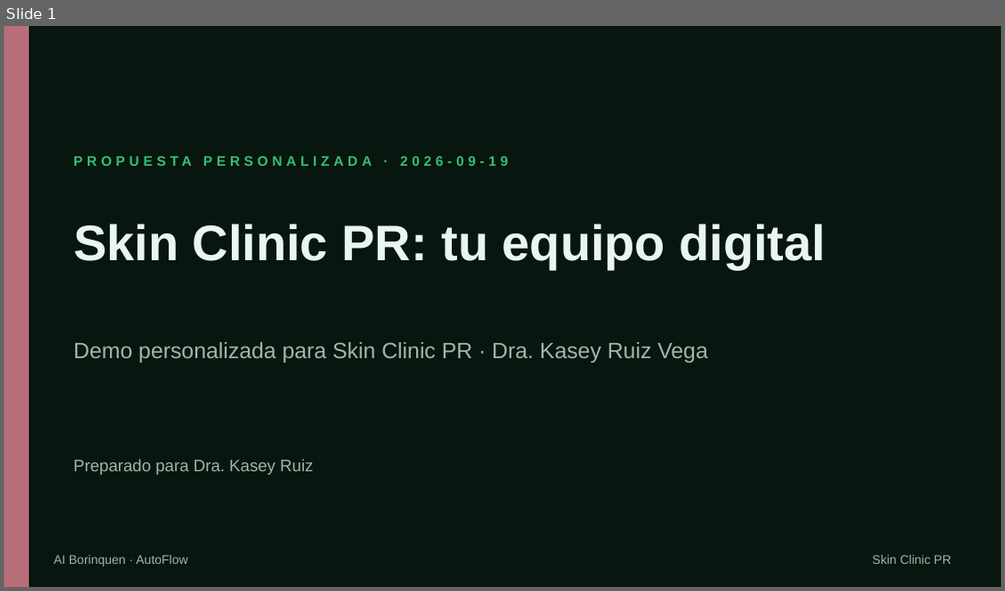
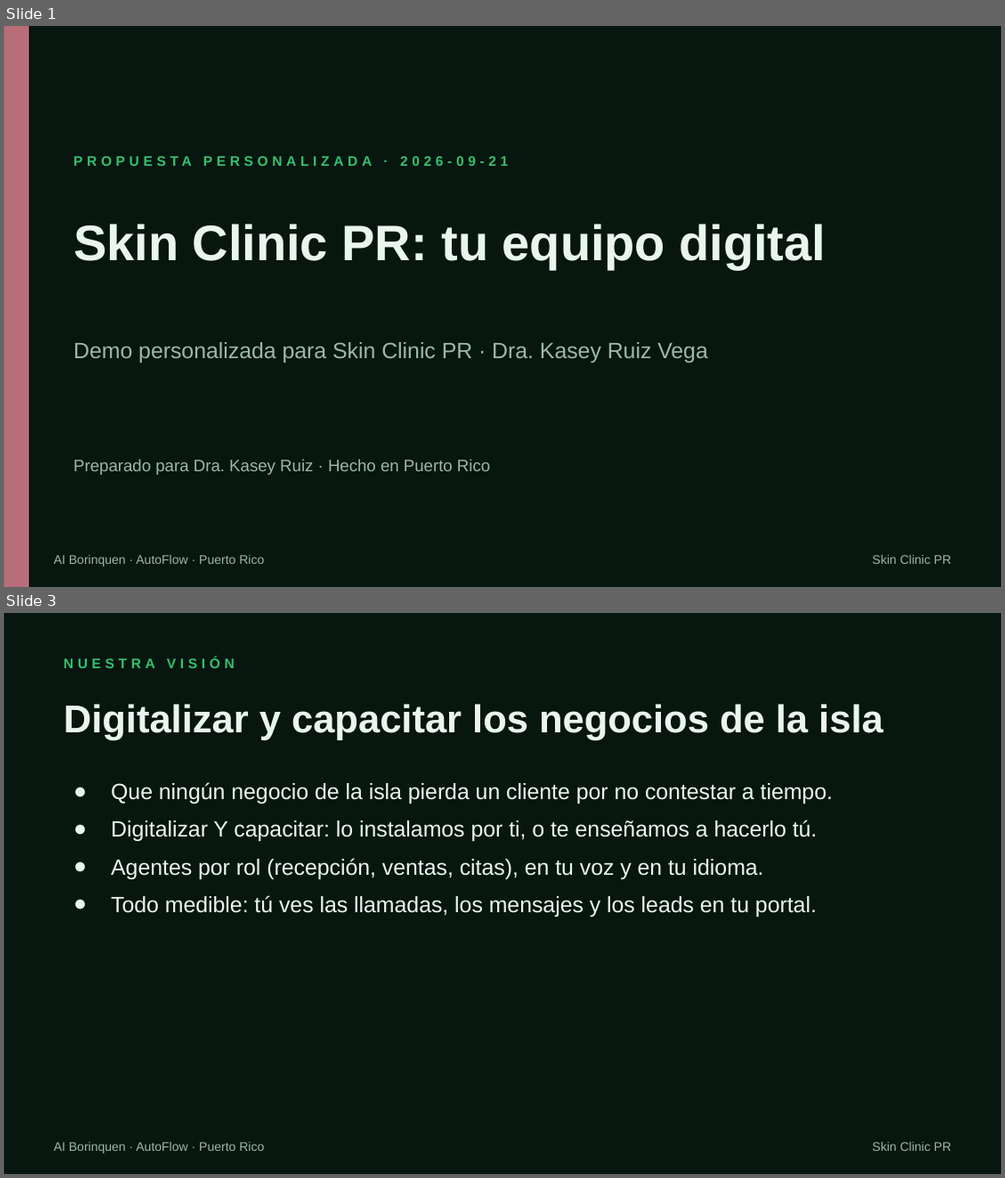
Before and after one commit to elvinayala/content-os, a slide deck: data/demos/skin-clinic-pr/site/skin-clinic-pr-autoflow.pptx. Shown one above the other, each under a label of ours: slide 1 before the commit, slides 1 and 3 after it; the slides between them are not shown. The pictures are 1005x591 and 1005x1178 pixels, drawn with LibreOffice and Linux fonts; fonts in the diff are those of the drawing. Boxes give left, top, right and bottom in pixels: in the first picture for what was removed or moved away, otherwise in the second. Text is boxed around its words. In the diff, an @@ line names an element or a change of style, - is before the commit and + after.

```diff
--- a/data/demos/skin-clinic-pr/site/skin-clinic-pr-autoflow.pptx
+++ b/data/demos/skin-clinic-pr/site/skin-clinic-pr-autoflow.pptx
@@ slide 3 added at <box>4,613,1001,1174</box>, background #07160F @@
@@ text added at <box>64,657,235,668</box>, 10 pt, text #35C06F, bold @@
+NUESTRA VISIÓN
@@ text added at <box>64,704,883,741</box>, 28 pt, text #E9F5EE, bold @@
+Digitalizar y capacitar los negocios de la isla
@@ text added at <box>111,782,833,916</box>, 16 pt, text #E9F5EE @@
+● Que ningún negocio de la isla pierda un cliente por no contestar a tiempo.
+● Digitalizar Y capacitar: lo instalamos por ti, o te enseñamos a hacerlo tú.
+● Agentes por rol (recepción, ventas, citas), en tu voz y en tu idioma.
+● Todo medible: tú ves las llamadas, los mensajes y los leads en tu portal.
@@ text added at <box>54,1142,264,1153</box>, 9 pt, text #9DB8AA @@
+AI Borinquen · AutoFlow · Puerto Rico
@@ text added at <box>872,1142,951,1151</box>, 9 pt, text #9DB8AA @@
+Skin Clinic PR
@@ slide 1 changed as well @@
@@ text at <box>64,145,961,176</box>: text changed @@
-PROPUESTA PERSONALIZADA · 2026-09-19
+PROPUESTA PERSONALIZADA · 2026-09-21
@@ text at <box>73,459,490,475</box>: text changed @@
-Preparado para Dra. Kasey Ruiz
+Preparado para Dra. Kasey Ruiz · Hecho en Puerto Rico
@@ text at <box>54,555,264,566</box>: text changed @@
-AI Borinquen · AutoFlow
+AI Borinquen · AutoFlow · Puerto Rico
```
Also in this commit, not shown: 8 other slides changed, 2 other slides added, 53 other files.
